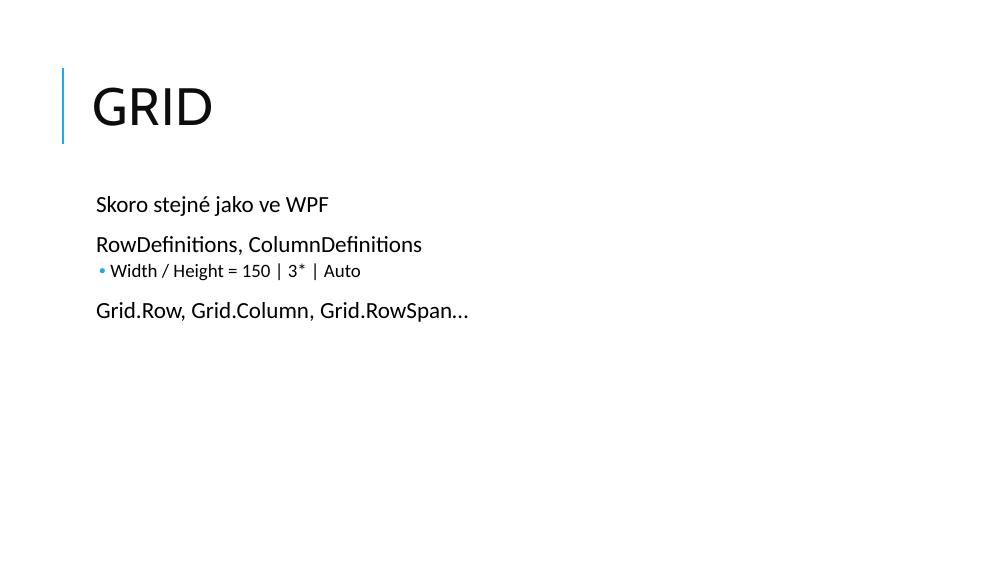
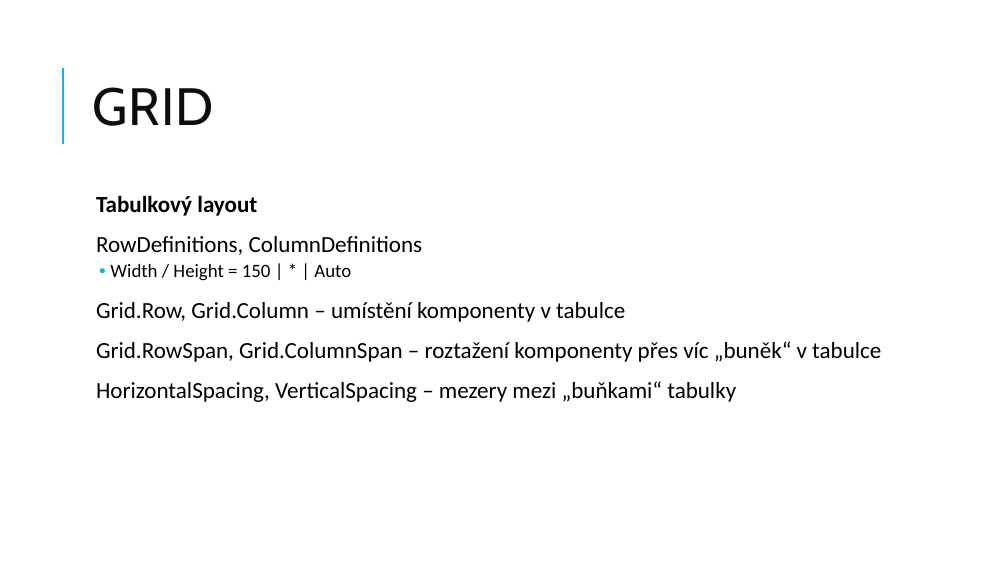
Before and after one commit to jasho/pv239-maui, a slide deck: slide 5 of 02_Design/PV239-Xamarin-02_Design.pptx (slide 7 before the commit). Drawn at 1008x567 pixels with LibreOffice and Linux fonts; fonts in the diff are those of the drawing. Boxes give left, top, right and bottom in pixels: in the first picture for what was removed or moved away, otherwise in the second. Text is boxed around its words. In the diff, an @@ line names an element or a change of style, - is before the commit and + after.

Commit message:
Updated presentation for lab 02

```diff
--- a/02_Design/PV239-Xamarin-02_Design.pptx
+++ b/02_Design/PV239-Xamarin-02_Design.pptx
@@ text at bbox=[96, 195, 257, 216]: text changed; bold on @@
-  Skoro stejné jako ve WPF
+  Tabulkový layout
@@ text at bbox=[96, 264, 881, 402]: text changed @@
-  • Width / Height = 150 | 3* | Auto
-  Grid.Row, Grid.Column, Grid.RowSpan…
+  • Width / Height = 150 | * | Auto
+  Grid.Row, Grid.Column – umístění komponenty v tabulce
+  Grid.RowSpan, Grid.ColumnSpan – roztažení komponenty přes víc „buněk“ v tabulce
+  HorizontalSpacing, VerticalSpacing – mezery mezi „buňkami“ tabulky
```
Also in this commit, not shown: 8 other slides changed, 1 slide added, 2 slides removed.
